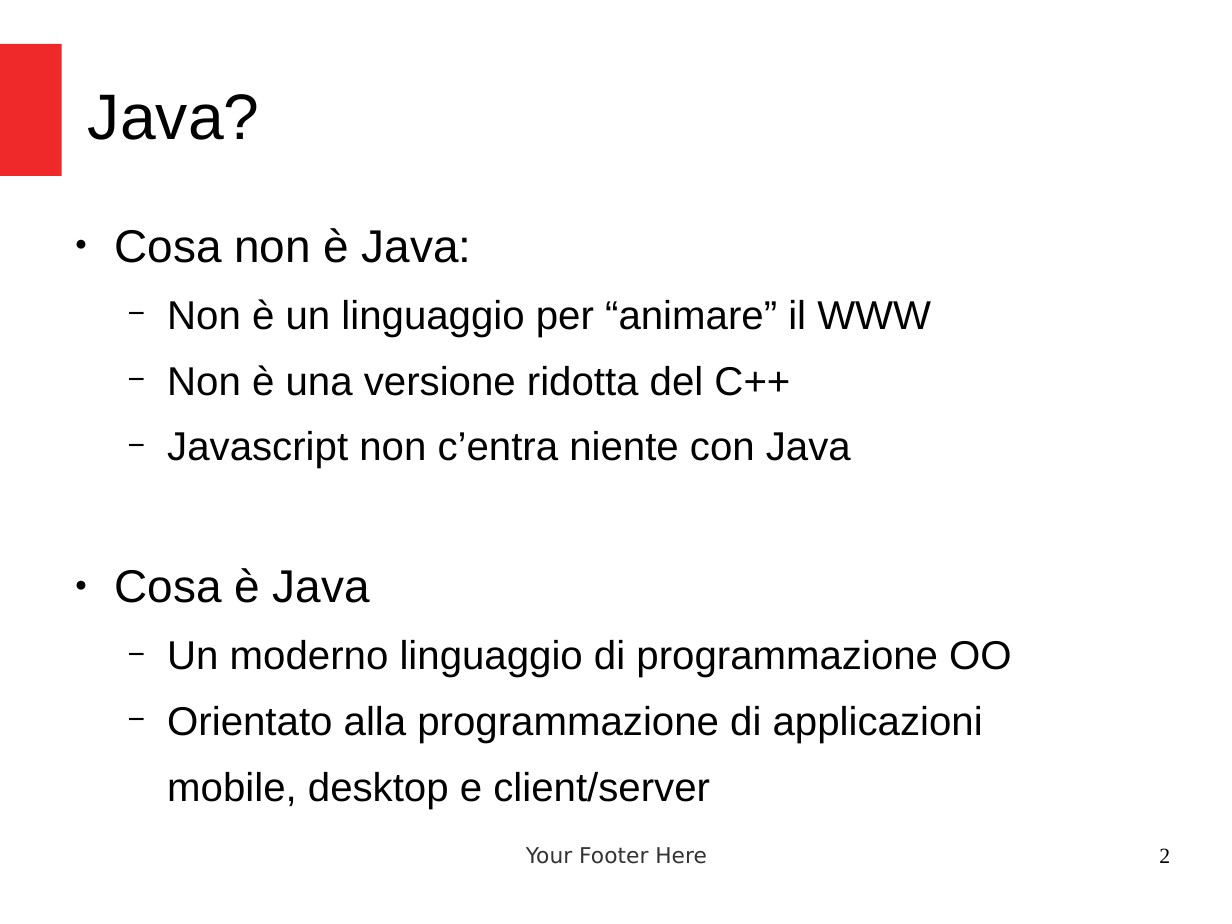
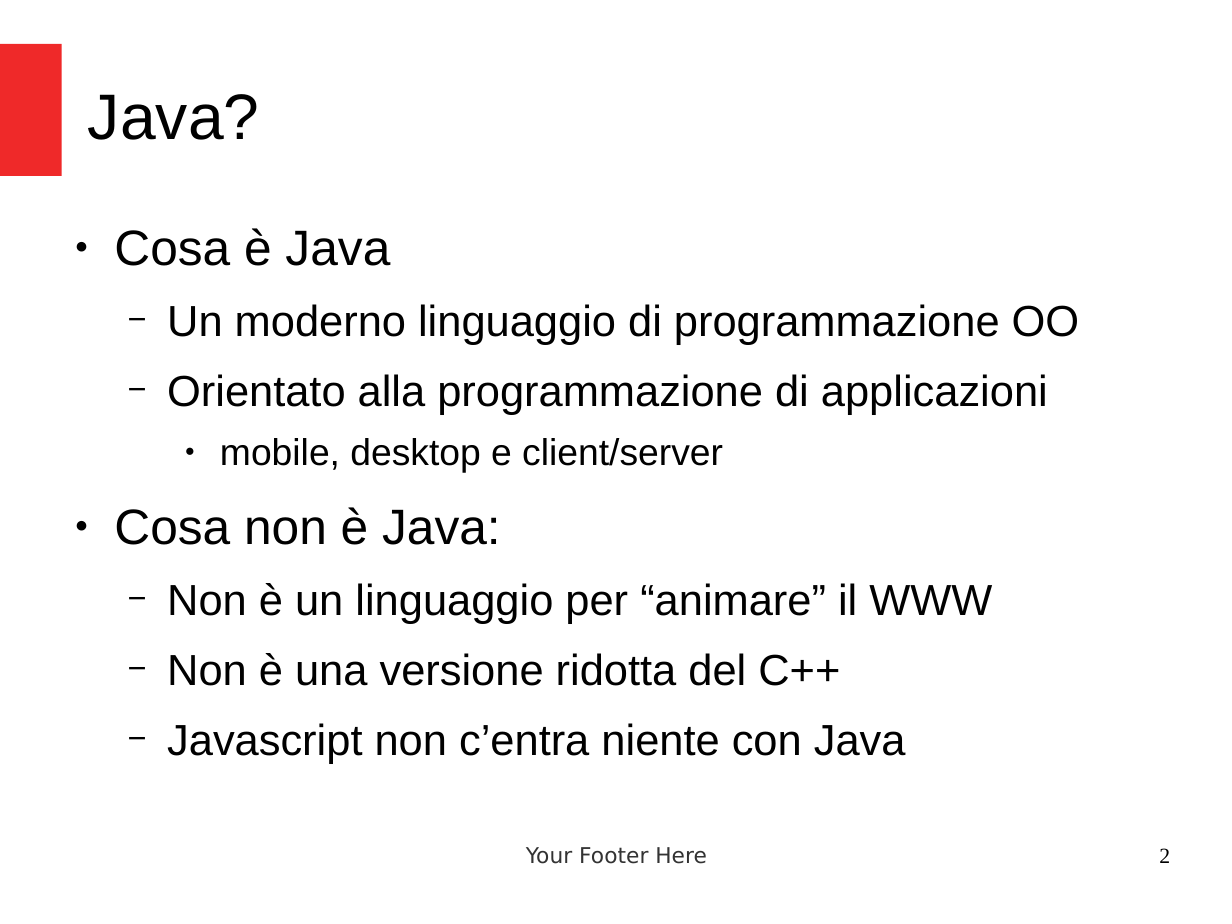
Before and after one commit to criluc/jdbc-tutorial, a slide deck: slide 2 of Introduzione a Java.odp. Drawn at 1232x924 pixels with LibreOffice and Linux fonts; fonts in the diff are those of the drawing. Boxes give left, top, right and bottom in pixels: in the first picture for what was removed or moved away, otherwise in the second. Text is boxed around its words. In the diff, an @@ line names an element or a change of style, - is before the commit and + after.

```diff
--- a/Introduzione a Java.odp
+++ b/Introduzione a Java.odp
@@ text at (x1=114, y1=228, x2=1080, y2=473): paragraphs added @@
+● Cosa è Java
+  − Un moderno linguaggio di programmazione OO
+  − Orientato alla programmazione di applicazioni
+    ● mobile, desktop e client/server
@@ text at (x1=114, y1=507, x2=992, y2=764): size 29.6 to 32 pt in "Cosa non è Java:"; size 25.9 to 28 pt in "Non è un linguaggio per “animare” il ...", "Non è una versione ridotta del C++", "Javascript non c’entra niente con Java" @@
@@ text at (x1=114, y1=568, x2=1011, y2=809): paragraphs removed @@
-● Cosa è Java
-  − Un moderno linguaggio di programmazione OO
-  − Orientato alla programmazione di applicazioni
-  mobile, desktop e client/server
```
Also in this commit, not shown: 20 other slides changed, 2 other files.
